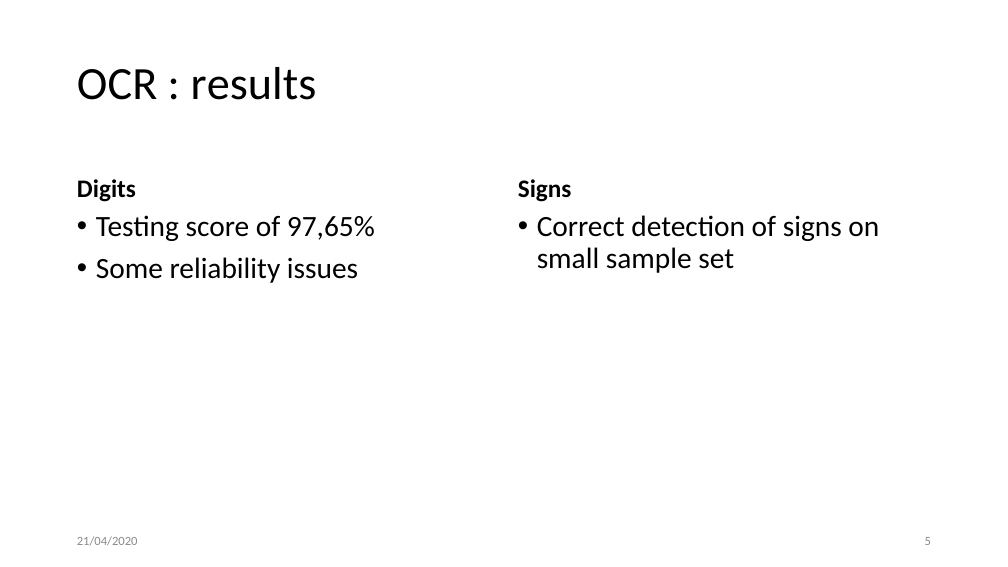
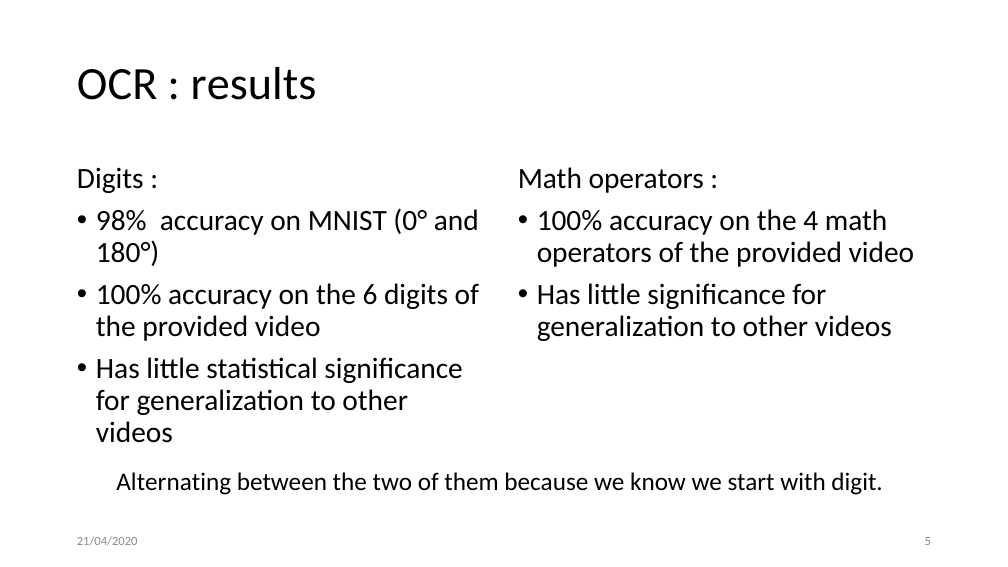
Before and after one commit to JambonSama/image_analysis_and_pattern_recognition_labs, a slide deck: slide 5 of project/presentation.pptx. Drawn at 1008x567 pixels with LibreOffice and Linux fonts; fonts in the diff are those of the drawing; background and template pictures are left out. Boxes give left, top, right and bottom in pixels: in the first picture for what was removed or moved away, otherwise in the second. Text is boxed around its words. In the diff, an @@ line names an element or a change of style, - is before the commit and + after.

```diff
--- a/project/presentation.pptx
+++ b/project/presentation.pptx
@@ text at <box>77,167,479,443</box>: text changed @@
-• Testing score of 97,65%
-• Some reliability issues
+Digits :
+• 98% accuracy on MNIST (0° and 180°)
+• 100% accuracy on the 6 digits of the provided video
+• Has little statistical significance for generalization to other videos
@@ text removed at <box>77,179,136,202</box> @@
-Digits
@@ text at <box>518,167,915,341</box>: text changed @@
-• Correct detection of signs on small sample set
+Math operators :
+• 100% accuracy on the 4 math operators of the provided video
+• Has little significance for generalization to other videos
@@ text removed at <box>518,179,572,202</box> @@
-Signs
@@ text added at <box>116,472,882,495</box>, 24 pt, text #000000 @@
+Alternating between the two of them because we know we start with digit.
```
Also in this commit, not shown: 2 other slides changed, 1 slide added, 1 slide removed.
